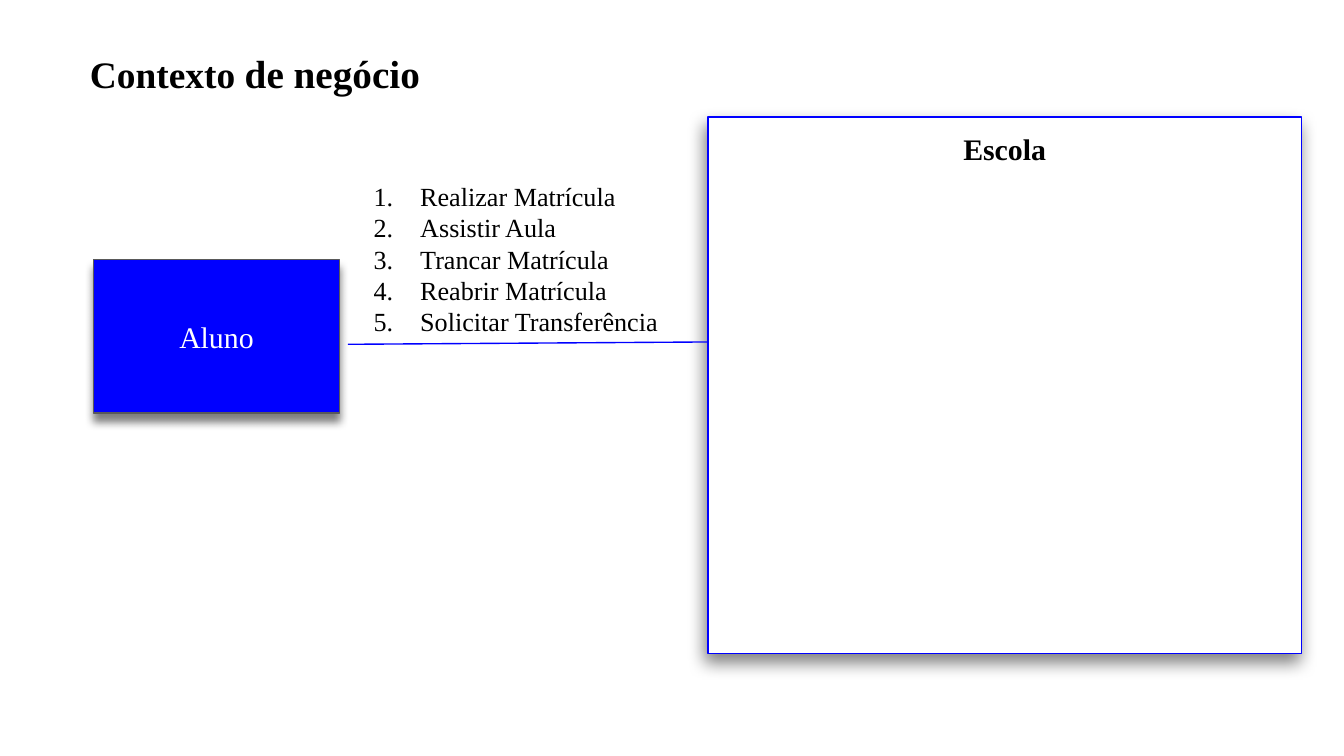
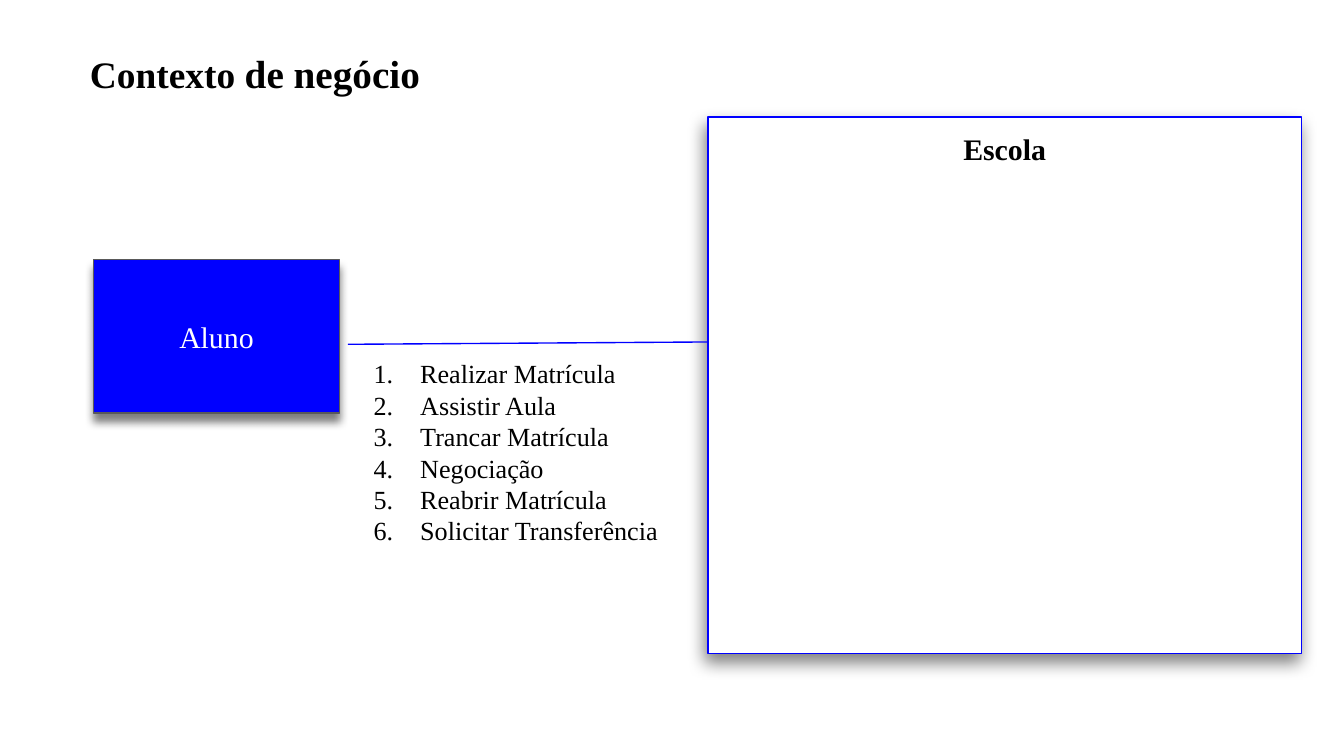
Before and after one commit to troogg/Madara, a slide deck: slide 1 of Artefatos/15. Arquitetura de negócio para cada cenário.pptx. Drawn at 1344x756 pixels with LibreOffice and Linux fonts; fonts in the diff are those of the drawing. Boxes give left, top, right and bottom in pixels: in the first picture for what was removed or moved away, otherwise in the second. Text is boxed around its words. In the diff, an @@ line names an element or a change of style, - is before the commit and + after.

Commit message:
Inclusão do Cenário de Negociação

```diff
--- a/Artefatos/15. Arquitetura de negócio para cada cenário.pptx
+++ b/Artefatos/15. Arquitetura de negócio para cada cenário.pptx
@@ text "Realizar Matrícula" moved from (x1=420, y1=187, x2=658, y2=332) to (x1=420, y1=364, x2=658, y2=541) @@
@@ text at (x1=420, y1=460, x2=543, y2=484): paragraph added @@
+4. Negociação
```
Also in this commit, not shown: 3 other slides changed, 1 slide added.
